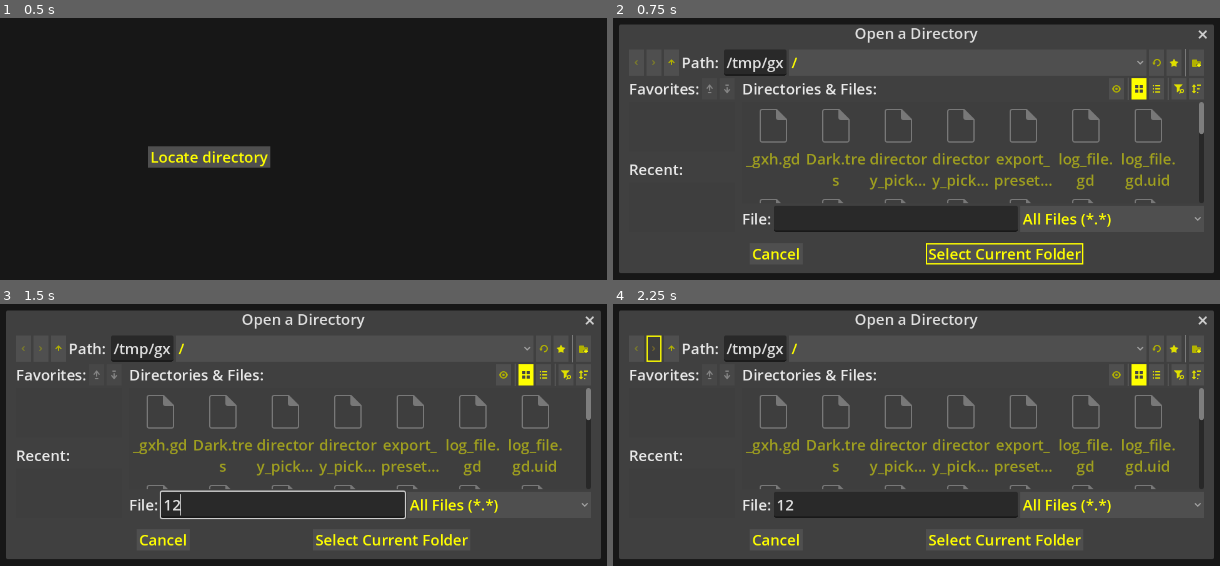
Above: before the commit, frames 1-4 (two rows, left to right).
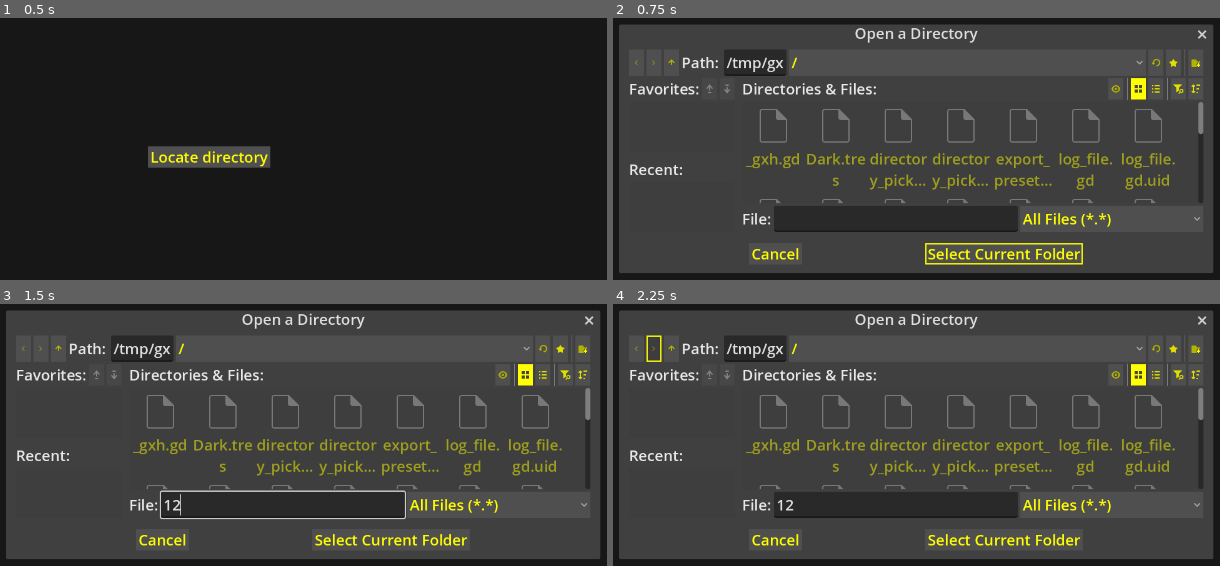
Above: after the commit, the same moments.

Repository: l1chorpe/cyberpunk-log-viewer
Game: Godot game, scene res://MainWindow.tscn
Same seed, same stepped clock (60 frames per second), same inputs: the game is played once before the commit and once after it.
Inputs (mouse positions are in pixels of both pictures, inside the frame that each line leads up to):
- Up to frame 1 (0.5 s): no input
- Up to frame 2 (0.75 s): click "Locate directory" at 0.5 s
- Up to frame 3 (1.5 s): click (285, 505) at 1.27 s; type "12" at 1.35 s
- Up to frame 4 (2.25 s): click (655, 348) at 2 s

Frame 1 is identical in both runs. In frame 2, 1.0% of the frame differs, in the area x 22-100%, y 3-97%; in frame 3, 0.9%; in frame 4, 0.9%.

Commit message:
feat: added context menu with "copy path to file/folder" and "open with" option

Diff:
--- a/log_file_list.gd
+++ b/log_file_list.gd
@@ -7,11 +7,11 @@
 var _log_files: Array[LogFile] = []
 
 func _ready() -> void:
+    focus_exited.connect(_focus_exited)
     item_selected.connect(_item_selected)
     resized.connect(resize)
     item_activated.connect(func(_index): %ViewLogButton.pressed.emit())
     item_clicked.connect(_item_clicked)
-    focus_exited.connect(_focus_exited)
 
 func _item_selected(_index: int) -> void:
     %ViewLogButton.disabled = false
@@ -73,5 +73,4 @@
         $RightClickMenu.hide()
 
 func _focus_exited() -> void:
-    # Hide the context menu on focus loss
     $RightClickMenu.hide()
--- a/right_click_menu.gd
+++ b/right_click_menu.gd
@@ -10,6 +10,8 @@
 
     $VBoxContainer/CopyFolderPathButton.pressed.connect(_copy_folder_path_button_pressed)
     $VBoxContainer/CopyFilePathButton.pressed.connect(_copy_file_path_button_pressed)
+    $VBoxContainer/OpenWithButton.pressed.connect(_open_with_button_pressed)
+    $VBoxContainer/OpenWithSelector.file_selected.connect(_file_selected)
 
 func _position_changed():
     # Somehow, without this, the root element doesn't scale up with the buttons
@@ -37,3 +39,10 @@
     if pos.y + size.y > log_file_list.size.y:
         pos.y -= size.y
     set_position(pos)
+
+func _open_with_button_pressed() -> void:
+    $VBoxContainer/OpenWithSelector.show()
+
+func _file_selected(path: String) -> void:
+    OS.create_process(path, [_target_log_file.full_path])
+    hide()
--- a/right_click_menu.tscn
+++ b/right_click_menu.tscn
@@ -42,3 +42,14 @@
 layout_mode = 2
 theme_override_font_sizes/font_size = 20
 text = "Copy file path"
+
+[node name="OpenWithButton" type="Button" parent="VBoxContainer"]
+layout_mode = 2
+theme_override_font_sizes/font_size = 20
+text = "Open with..."
+
+[node name="OpenWithSelector" type="FileDialog" parent="VBoxContainer"]
+title = "Open a File"
+file_mode = 0
+access = 2
+use_native_dialog = true
